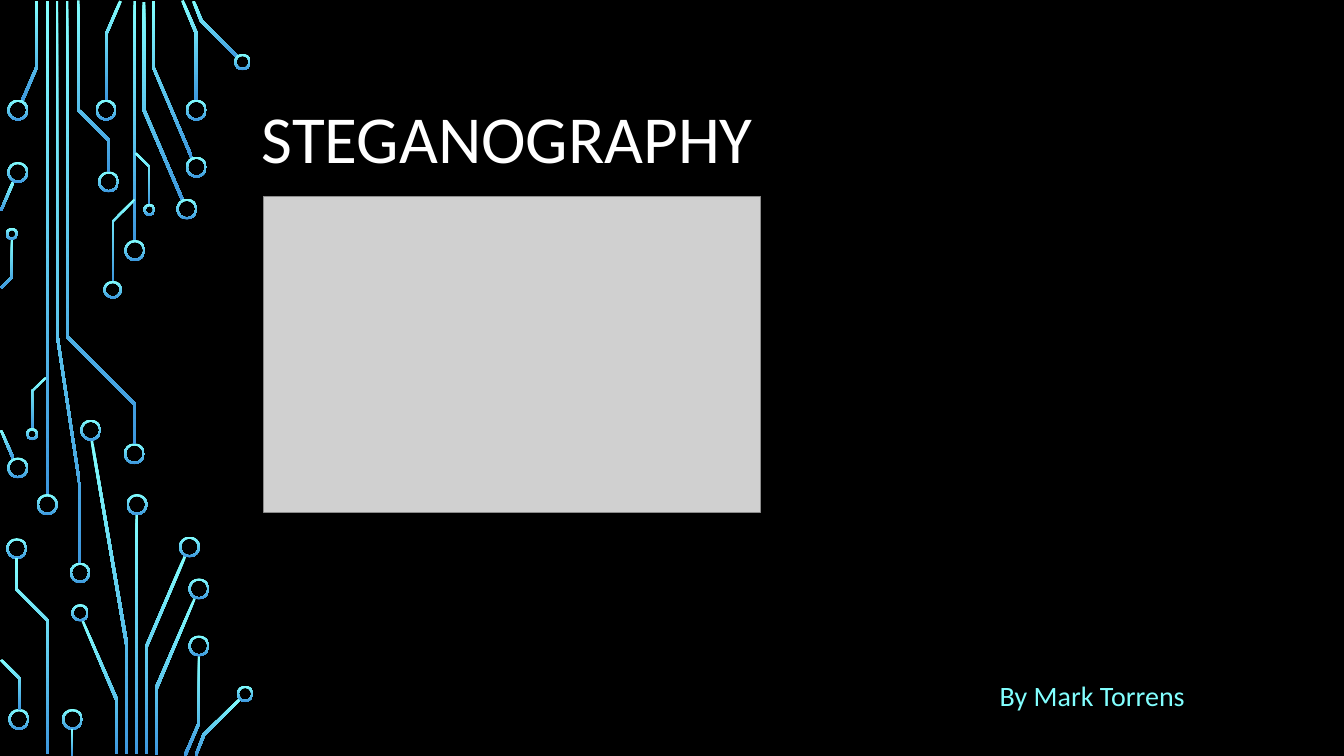
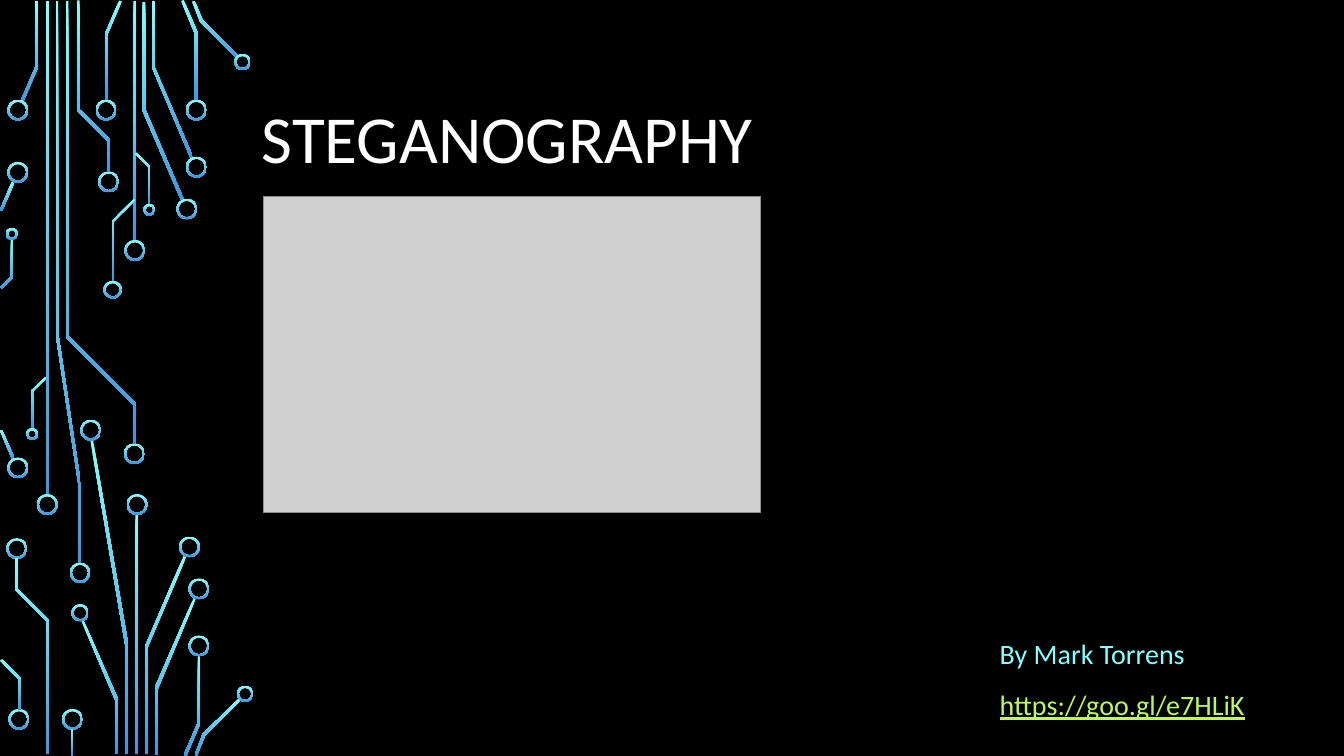
Before and after one commit to torrens/kainosSteg, a slide deck: slide 1 of kainosSteg.pptx. Drawn at 1344x756 pixels with LibreOffice and Linux fonts; fonts in the diff are those of the drawing; grey boxes stand for pictures; background and template pictures are left out. Boxes give left, top, right and bottom in pixels: in the first picture for what was removed or moved away, otherwise in the second. Text is boxed around its words. In the diff, an @@ line names an element or a change of style, - is before the commit and + after.

Commit message:
init

```diff
--- a/kainosSteg.pptx
+++ b/kainosSteg.pptx
@@ subtitle "By Mark Torrens": place and size @@
-subtitle "By Mark Torrens" at bbox=[1000, 686, 1185, 711]
+subtitle "By Mark Torrens" at bbox=[1000, 644, 1245, 720]
@@ subtitle at bbox=[1000, 644, 1185, 669]: line spacing 1.2 to 1.1 @@
@@ subtitle at bbox=[1000, 695, 1245, 720]: paragraph added @@
+https://goo.gl/e7HLiK
```
